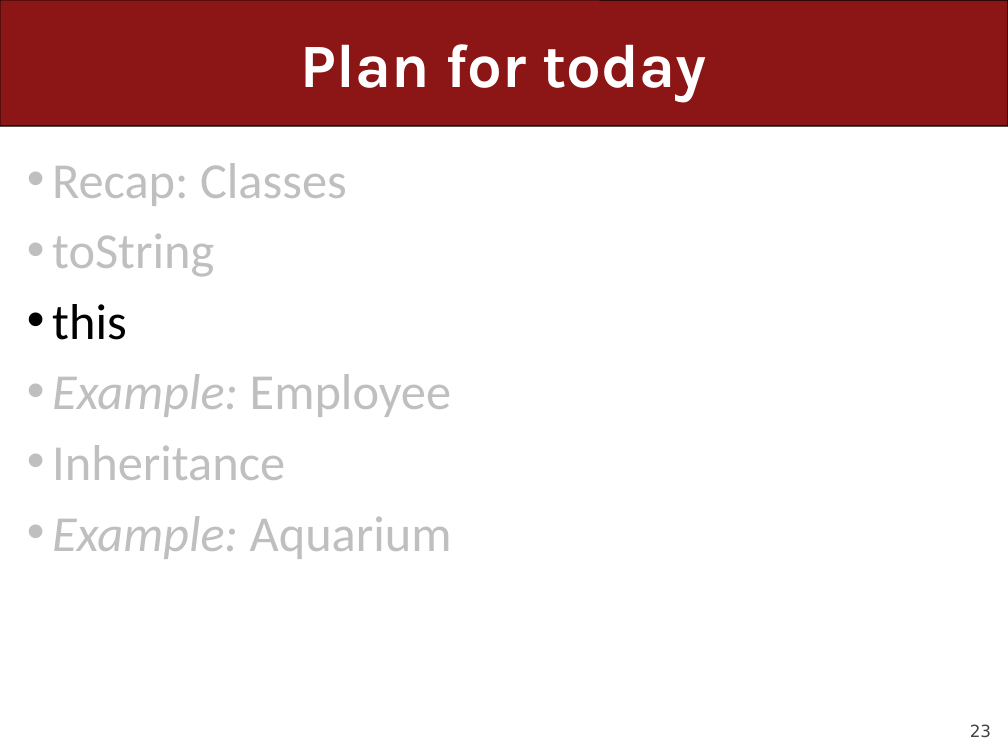
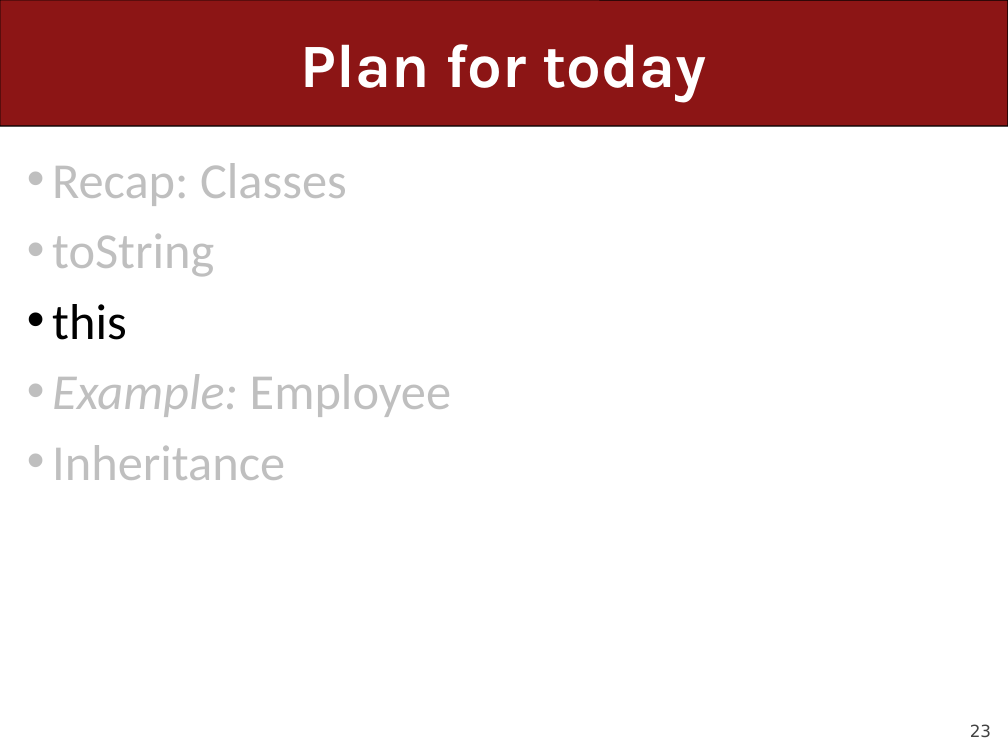
Before and after one commit to ckincaid17/cs106a-summer-2018, a slide deck: slide 23 of WWW/lectures/Lecture22/Lecture22.pptx. Drawn at 1008x756 pixels with LibreOffice and Linux fonts; fonts in the diff are those of the drawing. Boxes give left, top, right and bottom in pixels: in the first picture for what was removed or moved away, otherwise in the second. Text is boxed around its words. In the diff, an @@ line names an element or a change of style, - is before the commit and + after.

```diff
--- a/WWW/lectures/Lecture22/Lecture22.pptx
+++ b/WWW/lectures/Lecture22/Lecture22.pptx
@@ text at bbox=[52, 516, 452, 559]: paragraph removed @@
-• Example: Aquarium
```
Also in this commit, not shown: 9 other slides changed, 3 slides removed, 2 other files.
